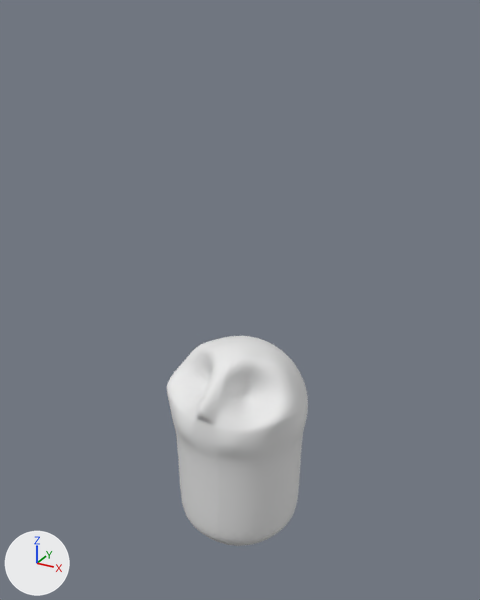
The Blender file ASSET_CREATION/MODELLING/Liam/Daniel.blend: old version first, new version second.
Camera for both pictures: a 50 mm lens placed at (3.99, -7.23, 8.92), pointed at (-0.05, 0.1, 5.26). Every picture has the same lights, and +X, +Y and +Z are marked at lower left.
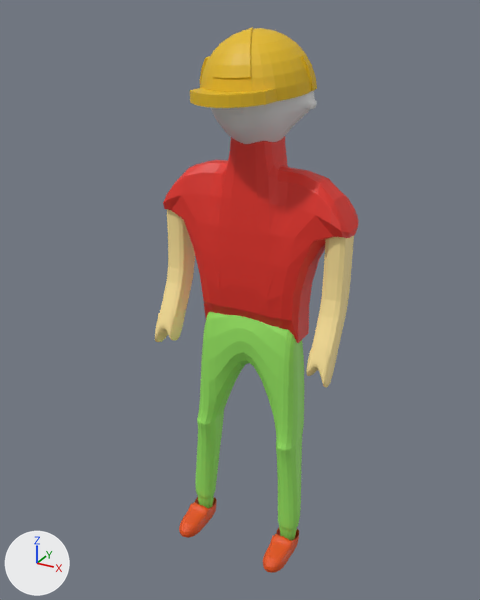
Edits to the bpy script that builds the scene:
```text
Change me_sphere:
    remove me_sphere.from_pydata(...)  # 604 vertices, 792 faces; spans x -1.0..1.0, y -1.18..1.0, z -2.3..1.0
    add me_sphere.from_pydata(...)  # 590 vertices, 620 faces; spans x -1.19..1.18, y -1.13..0.98, z -0.97..0.98
    me_sphere part 1: 1 vertex moved within x -0.2, y -1.0, z 0.0; 531 vertices removed from x -1.0..1.0, y -1.18..1.0, z -2.3..1.0; 517 vertices added at x -1.19..1.18, y -1.13..0.98, z -0.97..0.98
    add me_sphere.materials.append(mat_material_001)  # white #e7e7e7
Change ob_sphere:
    ob_sphere.location: (0.0, 0.0, 3.66) -> (0.0, 0.52, 7.9)
    ob_sphere.scale: (1.0, 1.0, 1.0) -> (0.668, 0.668, 0.668)
Add ob_sphere_005:
    ob_sphere_005 = bpy.data.objects.new('Sphere.005', me_sphere_008)  # 596 vertices, 371 faces; spans x -1.08..1.04, y -1.37..1.0, z -1.0..1.03; in mat_material_006 (yellow #e7bc1a)
    ob_sphere_005.location = (0.0, 0.48, 7.98)
    ob_sphere_005.rotation_euler = (0.125, -0.0393, -0.00492)  # degrees (7.2, -2.3, -0.3)
    ob_sphere_005.scale = (0.722, 0.722, 0.722)
Add ob_cube_004:
    ob_cube_004 = bpy.data.objects.new('Cube.004', me_cube_011)  # 30 vertices, 26 faces; spans x 0.572..0.928, y -0.286..0.642, z -2.838..-2.462; in mat_material_011 (orange #e75315); modifiers MIRROR, SUBSURF
    ob_cube_004.location = (0.0, -0.29, 3.98)
Add ob_cube_003:
    ob_cube_003 = bpy.data.objects.new('Cube.003', me_cube_010)  # 44 vertices, 37 faces; spans x -1.0..0.94, y -1.0..1.12, z -2.96..1.0; in mat_material_010 (green #98e762); modifiers MIRROR, SUBSURF
    ob_cube_003.location = (0.0, -0.29, 4.15)
Add ob_cube_002:
    ob_cube_002 = bpy.data.objects.new('Cube.002', me_cube_008)  # 17 vertices, 12 faces; spans x 1.0..1.304, y -0.091..0.259, z -0.832..-0.219; in mat_material_009 (yellow #ffe69b); modifiers MIRROR, SUBSURF
    ob_cube_002.location = (0.0, 0.13, 5.0)
    ob_cube_002.rotation_euler = (-0.427, 0.0, 0.0)  # degrees (-24, 0, 0)
    ob_cube_002.scale = (1.05, 1.05, 1.05)
Add ob_cube_001:
    ob_cube_001 = bpy.data.objects.new('Cube.001', me_cube_007)  # 40 vertices, 32 faces; spans x 1.0..1.3, y -0.09..0.6, z -0.22..1.37; in mat_material_008 (yellow #ffe69b); modifiers MIRROR, SUBSURF
    ob_cube_001.location = (0.0, 0.0, 4.91)
    ob_cube_001.scale = (1.05, 1.05, 1.05)
Add ob_cube:
    ob_cube = bpy.data.objects.new('Cube', me_cube_006)  # 82 vertices, 47 faces, 6 loose edges; spans x 0.0..1.48, y 0.09..0.87, z -0.33..2.57; in mat_material_007 (red #e73127); modifiers MIRROR, SUBSURF
    ob_cube.location = (0.0, 0.0, 4.9)
```

Location of each change, (x1, y1, x2, y2) in pixels of the pictures (480 x 600 px):
'Sphere', reshaped, moved, rescaled: before (167, 336, 308, 546); after (210, 91, 317, 144)
'Cube', added (red): after (163, 136, 358, 343)
'Cube.003', added (green): after (195, 311, 304, 541)
'Sphere.005', added (yellow): after (190, 27, 317, 108)
'Cube.001', added (yellow): after (160, 209, 354, 364)
'Cube.004', added (orange): after (179, 497, 299, 573)
'Cube.002', added (yellow): after (155, 313, 336, 387)
